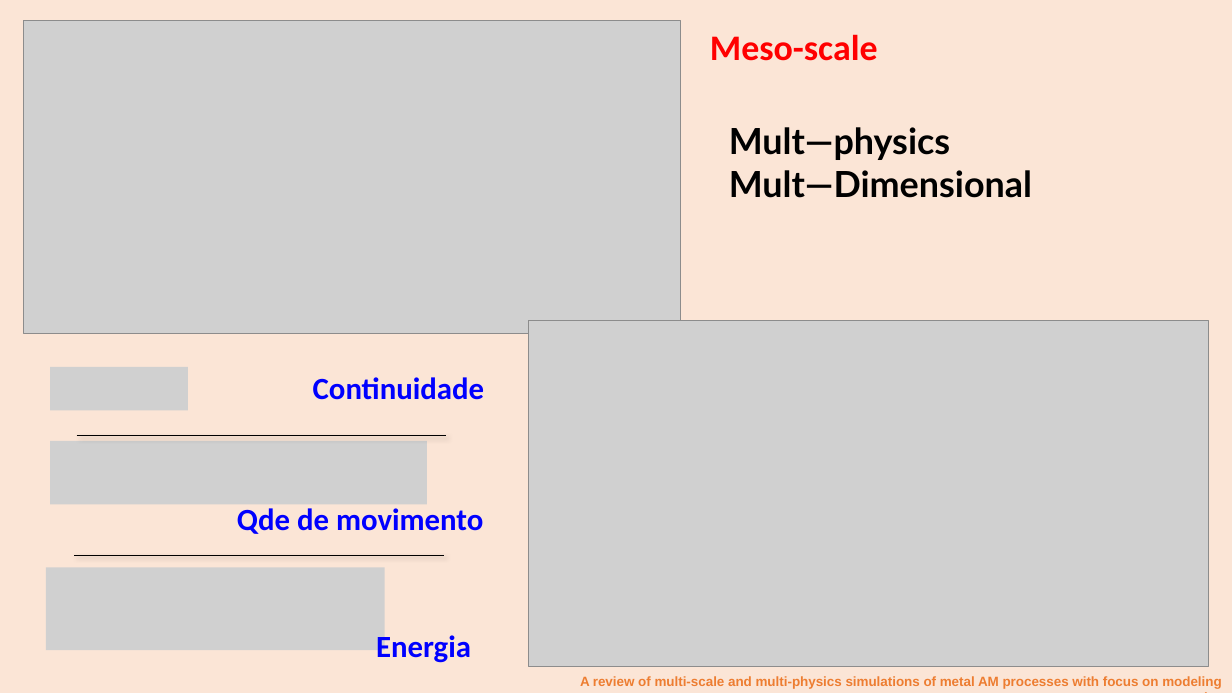
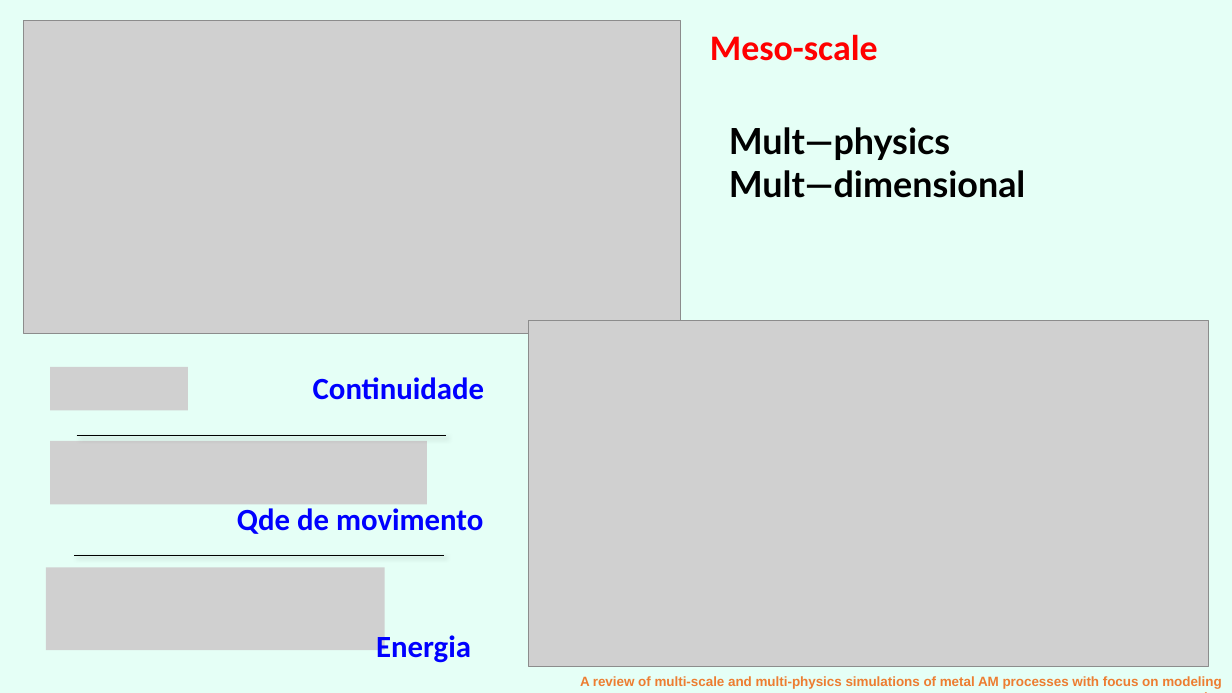
Before and after one commit to grossiRM/AM_FEG, a slide deck: slide 20 of Plano_V02_iii_AM_FEG/d_Topicos Especiais - Introducao a Manufatura Aditiva para Metais.pptx (slide 15 before the commit). Drawn at 1232x693 pixels with LibreOffice and Linux fonts; fonts in the diff are those of the drawing; grey boxes stand for pictures. Boxes give left, top, right and bottom in pixels: in the first picture for what was removed or moved away, otherwise in the second. Text is boxed around its words. In the diff, an @@ line names an element or a change of style, - is before the commit and + after.

```diff
--- a/Plano_V02_iii_AM_FEG/d_Topicos Especiais - Introducao a Manufatura Aditiva para Metais.pptx
+++ b/Plano_V02_iii_AM_FEG/d_Topicos Especiais - Introducao a Manufatura Aditiva para Metais.pptx
@@ rectangle at box(0, 0, 1232, 693): fill #FBE5D6 to #E5FFF6 @@
@@ text at box(729, 170, 1026, 198): text changed @@
-Mult—Dimensional
+Mult—dimensional
```
Also in this commit, not shown: 10 other slides changed, 7 slides added, 1 slide removed, 10 other files.
